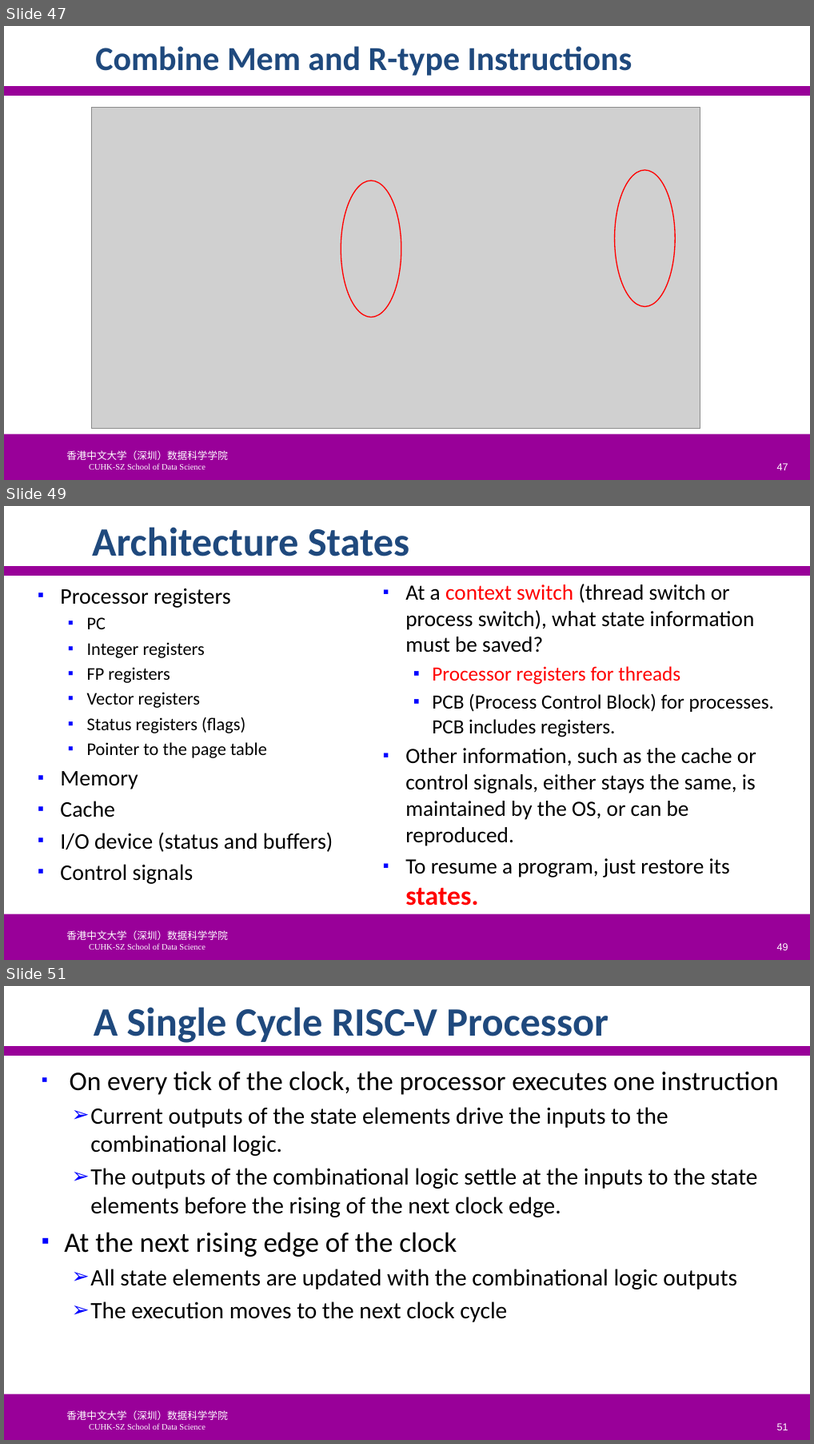
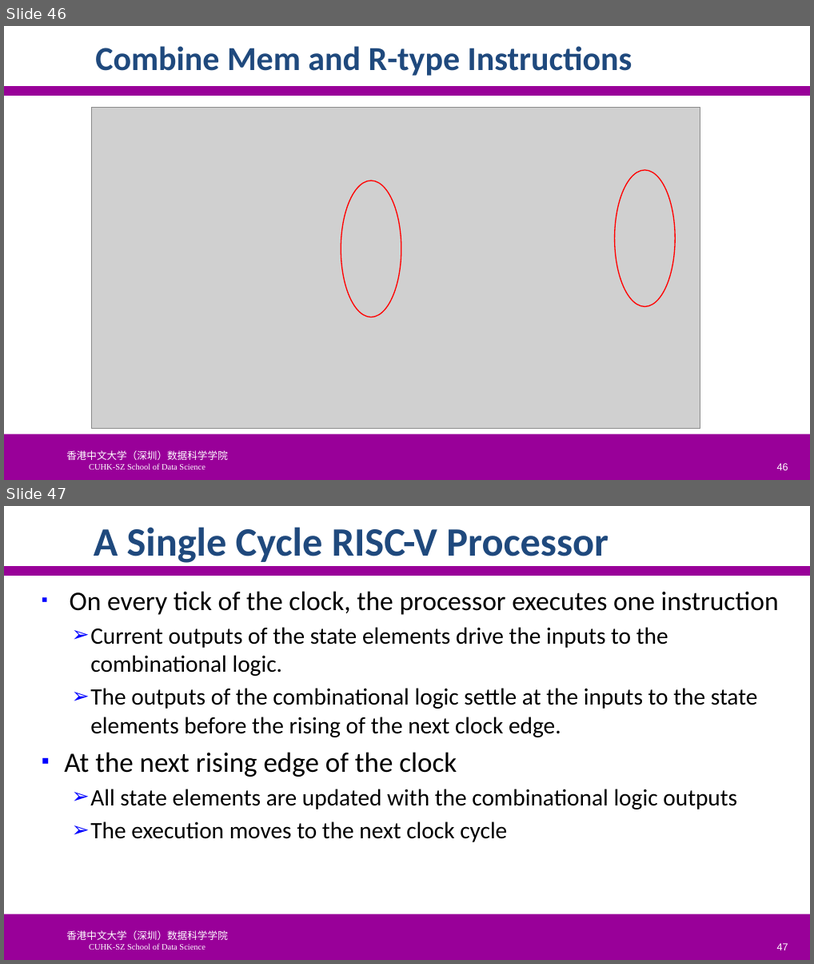
Before and after one commit to SUNCHAOYI923/CMU_CSAPP, a slide deck: slide/CA3060-4-ProcessorArchitecture.pptx. Shown one above the other, each under a label of ours: slides 47, 49 and 51 before the commit, slides 46 and 47 after it; the slides between them are not shown. The pictures are 814x1444 and 814x964 pixels, drawn with LibreOffice and Linux fonts; fonts in the diff are those of the drawing; grey boxes stand for pictures; background and template pictures are left out. Boxes give left, top, right and bottom in pixels: in the first picture for what was removed or moved away, otherwise in the second. Text is boxed around its words. In the diff, an @@ line names an element or a change of style, - is before the commit and + after.

```diff
--- a/slide/CA3060-4-ProcessorArchitecture.pptx
+++ b/slide/CA3060-4-ProcessorArchitecture.pptx
@@ slide 49 removed at [4, 506, 810, 960], background #FFFFFF; not listed: 3 template elements that a slide beside it also shows @@
@@ title removed at [92, 527, 410, 556] @@
-Architecture States
@@ text removed at [60, 588, 333, 884] @@
-▪ Processor registers
-  ▪ PC
-  ▪ Integer registers
-  ▪ FP registers
-  ▪ Vector registers
-  ▪ Status registers (flags)
-  ▪ Pointer to the page table
-▪ Memory
-▪ Cache
-▪ I/O device (status and buffers)
-▪ Control signals
@@ text removed at [406, 584, 775, 905] @@
-▪ At a context switch (thread switch or process switch), what state information must be saved?
-  ▪ Processor registers for threads
-  ▪ PCB (Process Control Block) for processes. PCB includes registers.
-▪ Other information, such as the cache or control signals, either stays the same, is maintained by the OS, or can be reproduced.
-▪ To resume a program, just restore its states.
@@ page number removed at [778, 943, 789, 950] @@
-49
@@ what was slide 47 is now slide 46 @@
@@ page number at [778, 463, 789, 470]: text changed @@
-47
+46
@@ what was slide 51 is now slide 47 @@
@@ page number at [778, 943, 789, 950]: text changed @@
-51
+47
```
Also in this commit, not shown: 7 slides changed, 5 slides added, 10 other slides removed, 8 other files.
